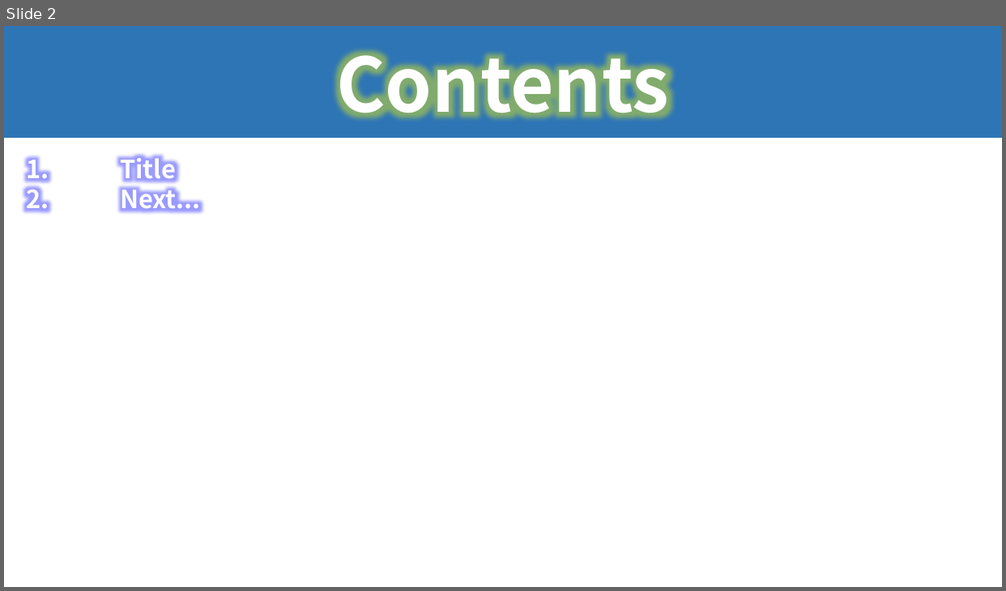
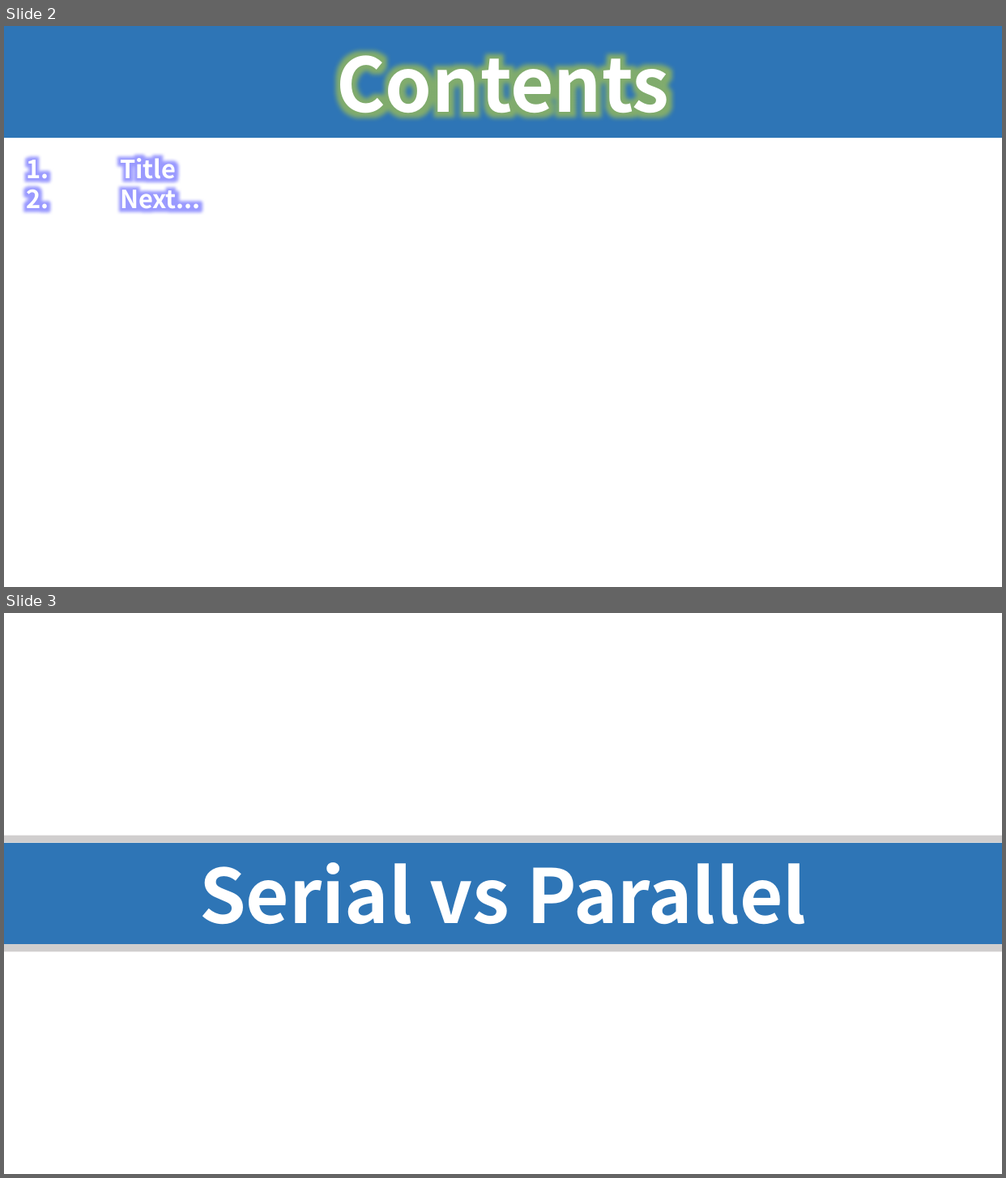
Before and after one commit to seonghokim/Study, a slide deck: Study Material/Firmware Explanation.pptx. Shown one above the other, each under a label of ours: slide 2 before the commit, slides 2 and 3 after it. The pictures are 1006x591 and 1006x1178 pixels, drawn with LibreOffice and Linux fonts; fonts in the diff are those of the drawing. Boxes give left, top, right and bottom in pixels: in the first picture for what was removed or moved away, otherwise in the second. Text is boxed around its words. In the diff, an @@ line names an element or a change of style, - is before the commit and + after.

```diff
--- a/Study Material/Firmware Explanation.pptx
+++ b/Study Material/Firmware Explanation.pptx
@@ slide 3 added at box(4, 613, 1002, 1174), background #FFFFFF @@
@@ rectangle added at box(4, 843, 1002, 944), fill #2E75B6, 72 pt, text #FFFFFF, bold @@
+Serial vs Parallel
@@ rectangle added at box(4, 835, 1002, 843), fill #D0CECE @@
@@ rectangle added at box(4, 944, 1002, 952), fill #D0CECE @@
```
Also in this commit, not shown: 10 other slides added.
